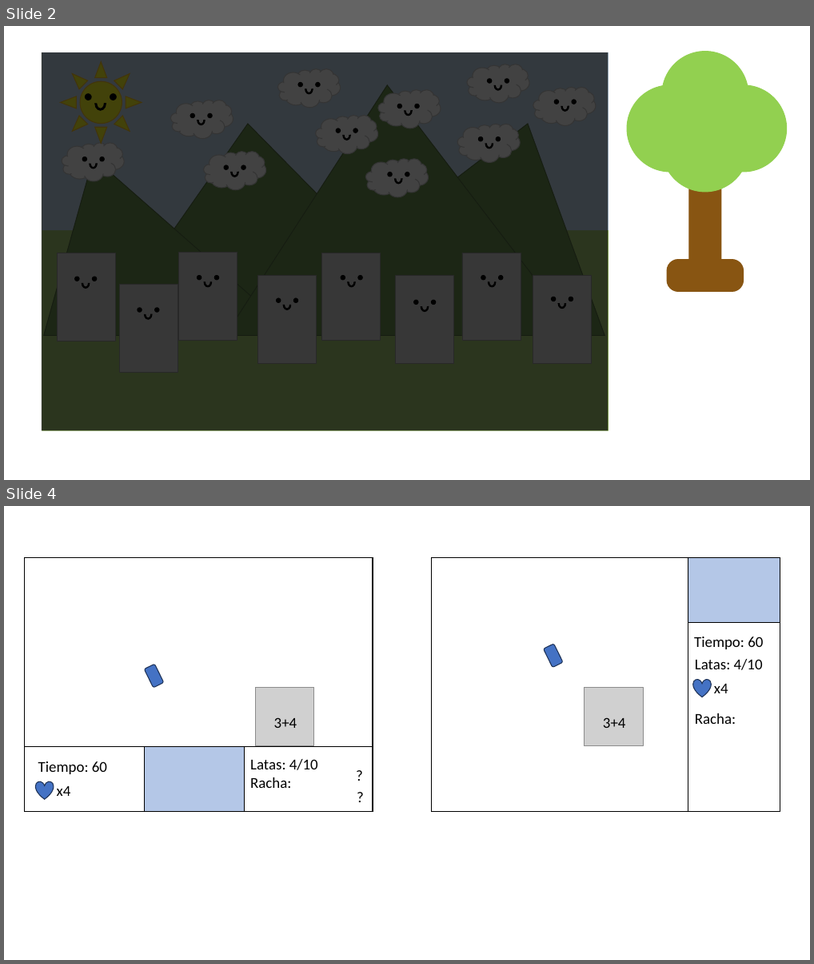
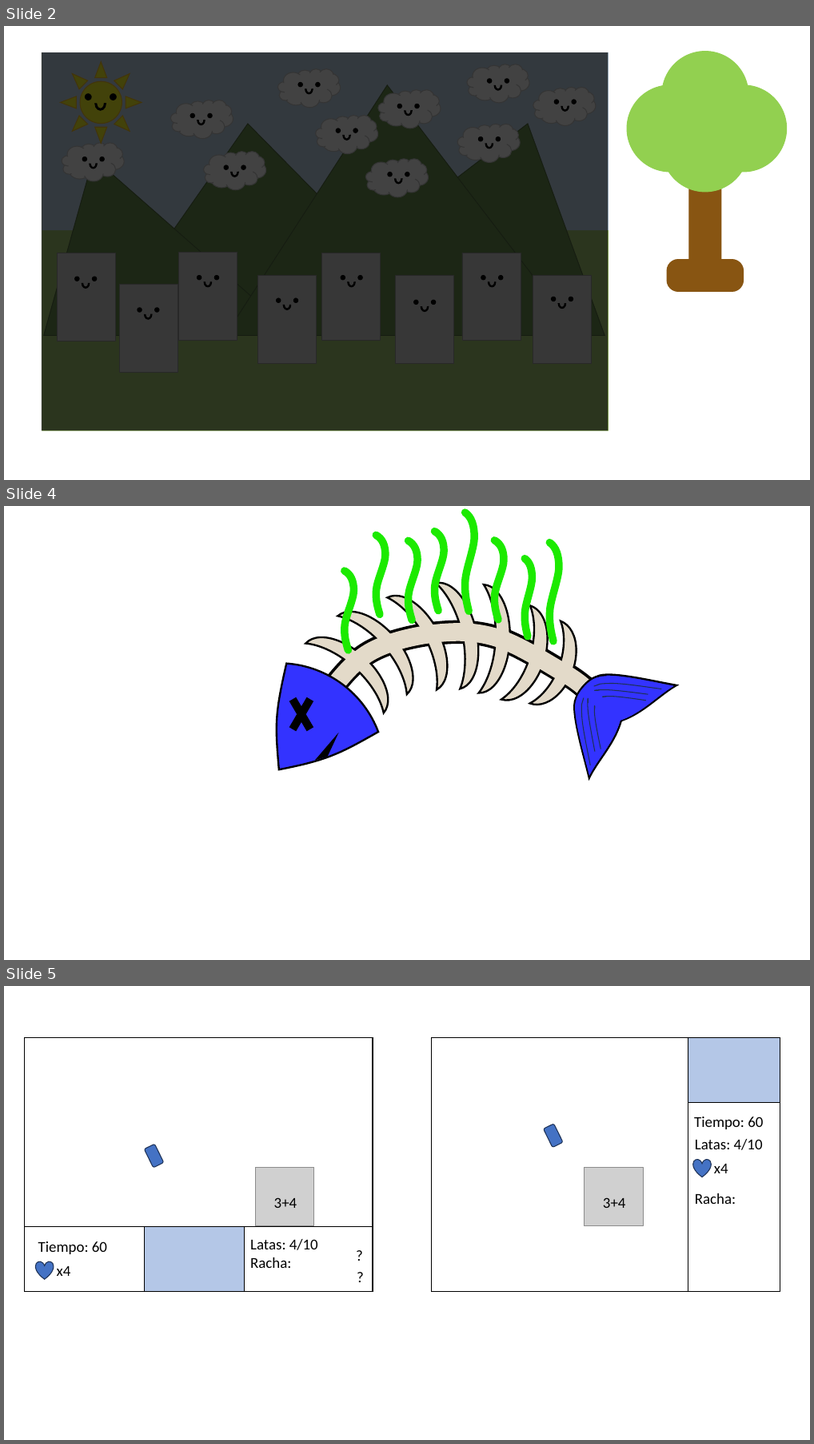
Before and after one commit to GiacomoMadrid/matemIAu, a slide deck: imagenes/Sprites.pptx. Shown one above the other, each under a label of ours: slides 2 and 4 before the commit, slides 2, 4 and 5 after it; the slides between them are not shown. The pictures are 814x964 and 814x1444 pixels, drawn with LibreOffice and Linux fonts; fonts in the diff are those of the drawing; grey boxes stand for pictures; background and template pictures are left out. Boxes give left, top, right and bottom in pixels: in the first picture for what was removed or moved away, otherwise in the second. Text is boxed around its words. In the diff, an @@ line names an element or a change of style, - is before the commit and + after.

```diff
--- a/imagenes/Sprites.pptx
+++ b/imagenes/Sprites.pptx
@@ slide 4 added at (4, 506, 810, 960), background #FFFFFF @@
@@ freeform shape added at (466, 512, 474, 612), outline #1CEA00 9 pt @@
@@ freeform shape added at (376, 535, 385, 614), outline #1CEA00 9 pt @@
@@ freeform shape added at (409, 540, 418, 620), outline #1CEA00 9 pt @@
@@ freeform shape added at (434, 532, 444, 611), outline #1CEA00 9 pt @@
@@ freeform shape added at (494, 540, 504, 620), outline #1CEA00 9 pt @@
@@ freeform shape added at (550, 542, 559, 641), outline #1CEA00 9 pt @@
@@ freeform shape added at (345, 571, 354, 650), outline #1CEA00 9 pt @@
@@ moon added at (436, 576, 488, 688), fill #E3DAC9, outline #000000 2.25 pt @@
@@ freeform shape added at (525, 559, 532, 636), outline #1CEA00 9 pt @@
@@ moon added at (338, 597, 428, 694), fill #E3DAC9, outline #000000 2.25 pt @@
@@ moon added at (387, 584, 462, 690), fill #E3DAC9, outline #000000 2.25 pt @@
@@ moon added at (478, 584, 512, 694), fill #E3DAC9, outline #000000 2.25 pt @@
@@ moon added at (306, 622, 403, 712), fill #E3DAC9, outline #000000 2.25 pt @@
@@ moon added at (502, 605, 558, 708), fill #E3DAC9, outline #000000 2.25 pt @@
@@ moon added at (530, 621, 588, 713), fill #E3DAC9, outline #000000 2.25 pt @@
@@ freeform shape added at (333, 632, 592, 693), outline #000000 28 pt @@
@@ freeform shape added at (333, 632, 592, 693), outline #E3DAC9 21.5 pt @@
@@ freeform shape added at (277, 664, 378, 769), fill #3333FF, outline #000000 2.25 pt @@
@@ cross added at (285, 685, 318, 743), fill #000000 @@
@@ group added at (547, 644, 679, 780): 10 freeform shapes @@
@@ freeform shape added at (315, 732, 338, 760), fill #000000 @@
@@ what was slide 4 is now slide 5 @@
```
Also in this commit, not shown: 1 slide changed, 9 other files.
